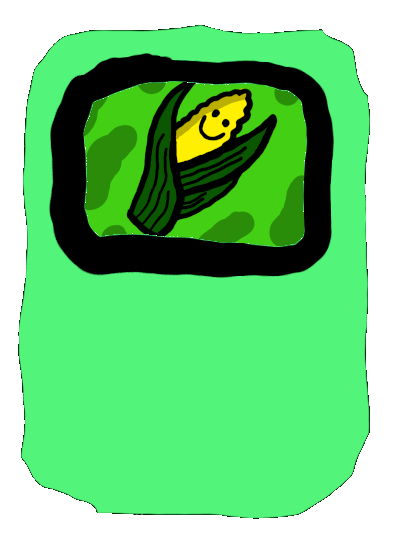
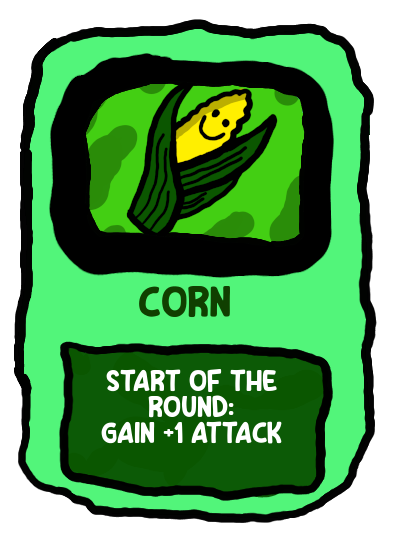
Revision of a layered (400, 550) image; what changed, layer by layer:
added layer "Start of the Round: ..." above "Corn" over left=101, top=369, right=282, bottom=444
added layer "Corn" above "TExtBorder" over left=139, top=286, right=230, bottom=318
added layer "TExtBorder" above "Background" over left=14, top=19, right=377, bottom=523
painted on "Background" over left=60, top=342, right=332, bottom=498
